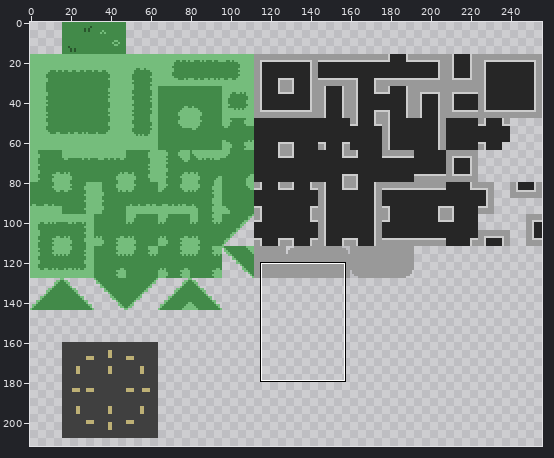
Pixel-art file: assets/tilesheet.aseprite. The first picture is a wide view before the edit; the outline marks the close-up.
Close-up. As it was:
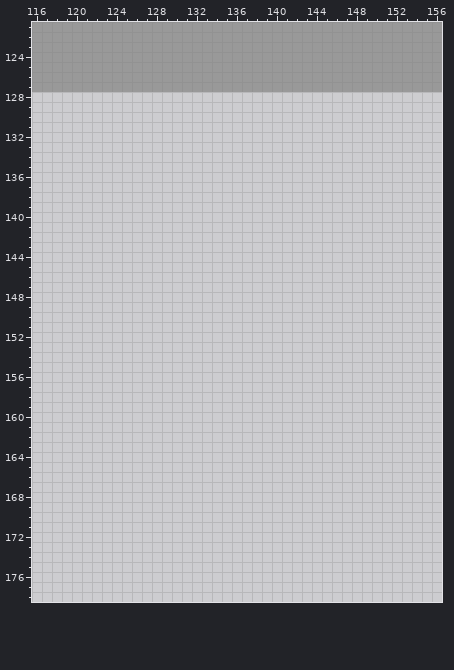
256x256 pixels, 1 frame. Shown: x 116..156, y 121..178. The wide view leaves out empty margins.
Now the later version:
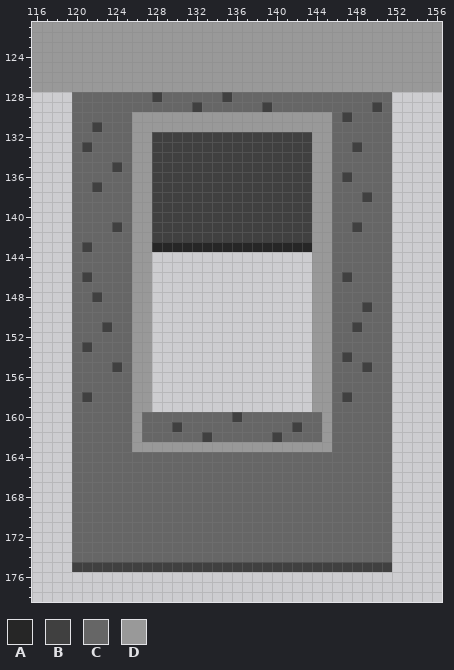
Palette (. is transparent): A #262626  B #404040  C #666666  D #999999
What changed:
Changed rows in their new state; - is an unchanged pixel.
first column x 120:
128 CCCCCCCCBCCCCCCBCCCCCCCCCCCCCCCC
129 CCCCCCCCCCCCBCCCCCCBCCCCCCCCCCBC
130 CCCCCCDDDDDDDDDDDDDDDDDDDDCBCCCC
131 CCBCCCDDDDDDDDDDDDDDDDDDDDCCCCCC
132 CCCCCCDDBBBBBBBBBBBBBBBBDDCCCCCC
133 CBCCCCDDBBBBBBBBBBBBBBBBDDCCBCCC
134 CCCCCCDDBBBBBBBBBBBBBBBBDDCCCCCC
135 CCCCBCDDBBBBBBBBBBBBBBBBDDCCCCCC
136 CCCCCCDDBBBBBBBBBBBBBBBBDDCBCCCC
137 CCBCCCDDBBBBBBBBBBBBBBBBDDCCCCCC
138 CCCCCCDDBBBBBBBBBBBBBBBBDDCCCBCC
139 CCCCCCDDBBBBBBBBBBBBBBBBDDCCCCCC
140 CCCCCCDDBBBBBBBBBBBBBBBBDDCCCCCC
141 CCCCBCDDBBBBBBBBBBBBBBBBDDCCBCCC
142 CCCCCCDDBBBBBBBBBBBBBBBBDDCCCCCC
143 CBCCCCDDAAAAAAAAAAAAAAAADDCCCCCC
144 CCCCCCDD----------------DDCCCCCC
145 CCCCCCDD----------------DDCCCCCC
146 CBCCCCDD----------------DDCBCCCC
147 CCCCCCDD----------------DDCCCCCC
148 CCBCCCDD----------------DDCCCCCC
149 CCCCCCDD----------------DDCCCBCC
150 CCCCCCDD----------------DDCCCCCC
151 CCCBCCDD----------------DDCCBCCC
152 CCCCCCDD----------------DDCCCCCC
153 CBCCCCDD----------------DDCCCCCC
154 CCCCCCDD----------------DDCBCCCC
155 CCCCBCDD----------------DDCCCBCC
156 CCCCCCDD----------------DDCCCCCC
157 CCCCCCDD----------------DDCCCCCC
158 CBCCCCDD----------------DDCBCCCC
159 CCCCCCDD----------------DDCCCCCC
160 CCCCCCDCCCCCCCCCBCCCCCCCCDCCCCCC
161 CCCCCCDCCCBCCCCCCCCCCCBCCDCCCCCC
162 CCCCCCDCCCCCCBCCCCCCBCCCCDCCCCCC
163 CCCCCCDDDDDDDDDDDDDDDDDDDDCCCCCC
164 CCCCCCCCCCCCCCCCCCCCCCCCCCCCCCCC
165 CCCCCCCCCCCCCCCCCCCCCCCCCCCCCCCC
166 CCCCCCCCCCCCCCCCCCCCCCCCCCCCCCCC
167 CCCCCCCCCCCCCCCCCCCCCCCCCCCCCCCC
168 CCCCCCCCCCCCCCCCCCCCCCCCCCCCCCCC
169 CCCCCCCCCCCCCCCCCCCCCCCCCCCCCCCC
170 CCCCCCCCCCCCCCCCCCCCCCCCCCCCCCCC
171 CCCCCCCCCCCCCCCCCCCCCCCCCCCCCCCC
172 CCCCCCCCCCCCCCCCCCCCCCCCCCCCCCCC
173 CCCCCCCCCCCCCCCCCCCCCCCCCCCCCCCC
174 CCCCCCCCCCCCCCCCCCCCCCCCCCCCCCCC
175 BBBBBBBBBBBBBBBBBBBBBBBBBBBBBBBB
